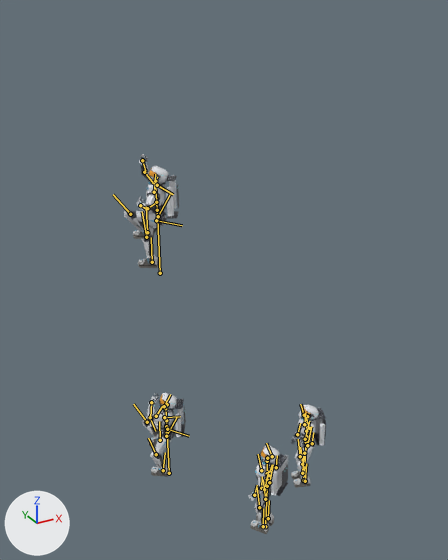
A saved change to the glTF model art/3d/crew/boarding/crew_boarding.glb.
The view is the same before and after, from a 50 mm lens placed at (0.51, 1.93, 8.8), pointed at (5.02, 10.13, 4.69). Arrows for +X, +Y and +Z are at lower left; the lights stay in place. The first picture is the older version. Both versions are drawn at frame 178 of the action 'crew_climb'; the numbers are the values there. The bones that bend it are drawn over the model as lines.
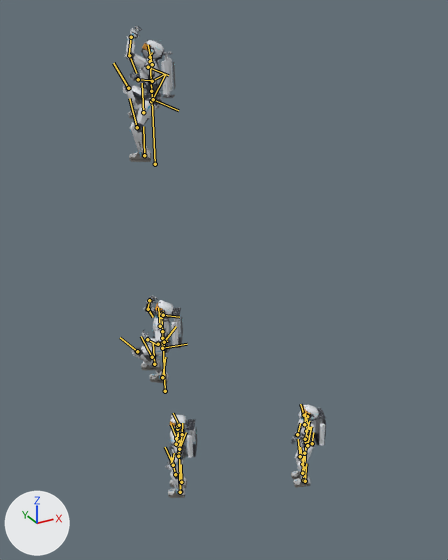
Changed parts and their boxes (x1, y1, x2, y2) in the pictures (448 x 560 px):
'Mesh_0', posed (19% taller): before (124, 154, 179, 268); after (123, 26, 176, 162)
'Mesh_1', posed (16% wider): before (142, 393, 186, 477); after (132, 296, 183, 384)
'Mesh_2', posed (20% narrower): before (248, 445, 288, 534); after (165, 414, 197, 498)
bone 'C1_Root', root to tip: before (160, 273) to (157, 218); after (155, 164) to (152, 100)
bone 'C1_UpperArm_L', root to tip: before (154, 192) to (155, 174); after (148, 67) to (168, 75)
bone 'C1_Forearm_L', root to tip: before (147, 208) to (155, 203); after (129, 55) to (136, 73)
bone 'C1_UpperArm_R', root to tip: before (157, 185) to (173, 194); after (152, 64) to (148, 45)
bone 'C1_Forearm_R', root to tip: before (144, 172) to (153, 183); after (152, 81) to (165, 74)
bone 'C1_Thigh_L', root to tip: before (156, 220) to (182, 225); after (151, 101) to (165, 74)
bone 'C1_Shin_L', root to tip: before (130, 214) to (113, 194); after (137, 127) to (129, 98)
bone 'C1_Foot_L', root to tip: before (147, 232) to (146, 206); after (144, 155) to (143, 126)
bone 'C1_Thigh_R', root to tip: before (158, 216) to (170, 194); after (153, 99) to (178, 110)
bone 'C1_Shin_R', root to tip: before (146, 237) to (142, 211); after (128, 88) to (113, 63)
bone 'C1_Foot_R', root to tip: before (152, 262) to (151, 237); after (143, 112) to (142, 83)
bone 'C2_Root', root to tip: before (169, 473) to (167, 432); after (165, 391) to (163, 345)
bone 'C2_UpperArm_L', root to tip: before (164, 417) to (180, 416); after (160, 326) to (158, 308)
bone 'C2_Forearm_L', root to tip: before (150, 417) to (155, 431); after (158, 344) to (167, 341)
bone 'C2_UpperArm_R', root to tip: before (167, 404) to (166, 400); after (163, 315) to (179, 317)
bone 'C2_Thigh_L', root to tip: before (166, 436) to (177, 417); after (162, 348) to (187, 344)
bone 'C2_Shin_L', root to tip: before (156, 454) to (148, 438); after (137, 351) to (120, 337)
bone 'C2_Foot_L', root to tip: before (163, 470) to (165, 452); after (154, 364) to (153, 342)
bone 'C2_Thigh_R', root to tip: before (167, 429) to (189, 436); after (164, 342) to (176, 326)
bone 'C2_Shin_R', root to tip: before (147, 422) to (133, 404); after (152, 357) to (141, 336)
bone 'C3_Root', root to tip: before (265, 526) to (267, 486); after (180, 491) to (179, 452)
bone 'C3_Neck', root to tip: before (267, 461) to (267, 458); after (177, 429) to (177, 426)
bone 'C3_Head', root to tip: before (267, 458) to (269, 455); after (177, 426) to (177, 423)
bone 'C3_Thigh_R', root to tip: before (269, 482) to (273, 464); after (179, 449) to (186, 432)
bone 'C3_Shin_R', root to tip: before (265, 499) to (263, 479); after (173, 465) to (165, 447)
bone 'C3_Foot_R', root to tip: before (268, 518) to (269, 500); after (181, 482) to (181, 464)

What the commit changed:
Bone 'C1_Root' (bone_c1_root) moves from (-3208.482, -1.937, -3178.932) to (-3208.482, -0.14, -3178.932).
Bone 'C1_UpperArm_L' (bone_c1_upperarm_l) turns from (-4, -31, 43) to (-111, 15, 13) degrees about its own x, y and z.
Bone 'C1_Forearm_L' (bone_c1_forearm_l) turns from (-93, -26, 4) to (-50, -15, -4) degrees about its own x, y and z.
Bone 'C1_UpperArm_R' (bone_c1_upperarm_r) turns from (-106, -30, -22) to (4, 19, -24) degrees about its own x, y and z.
Bone 'C1_Forearm_R' (bone_c1_forearm_r) turns from (-51, 15, 4) to (-93, 26, -4) degrees about its own x, y and z.
Bone 'C1_Thigh_L' (bone_c1_thigh_l) turns from (-111, 18, -9) to (-32, 19, -2) degrees about its own x, y and z.
Bone 'C1_Shin_L' (bone_c1_shin_l) turns from (144, 0, 0) to (43, 0, 0) degrees about its own x, y and z.
Bone 'C1_Foot_L' (bone_c1_foot_l) turns from (-36, -10, 17) to (-13, -18, 6) degrees about its own x, y and z.
Bone 'C1_Thigh_R' (bone_c1_thigh_r) turns from (-31, -19, 2) to (-112, -18, 9) degrees about its own x, y and z.
Bone 'C1_Shin_R' (bone_c1_shin_r) turns from (39, 0, 0) to (144, 0, 0) degrees about its own x, y and z.
Bone 'C1_Foot_R' (bone_c1_foot_r) turns from (-11, 18, -5) to (-36, 10, -17) degrees about its own x, y and z.
Bone 'C2_Root' (bone_c2_root) moves from (-3208.482, -6.062, -3178.932) to (-3208.482, -4.22, -3178.932).
Bone 'C2_UpperArm_L' (bone_c2_upperarm_l) turns from (-93, 27, 21) to (6, -21, 24) degrees about its own x, y and z.
Bone 'C2_Forearm_L' (bone_c2_forearm_l) turns from (-71, -21, -1) to (-82, -23, 1) degrees about its own x, y and z.
Bone 'C2_UpperArm_R' (bone_c2_upperarm_r) turns from (-4, 39, -44) to (-90, -12, -9) degrees about its own x, y and z.
Bone 'C2_Thigh_L' (bone_c2_thigh_l) turns from (-30, 19, -1) to (-92, 18, -6) degrees about its own x, y and z.
Bone 'C2_Shin_L' (bone_c2_shin_l) turns from (45, 0, 0) to (130, 0, 0) degrees about its own x, y and z.
Bone 'C2_Foot_L' (bone_c2_foot_l) turns from (-23, -18, 6) to (-41, -11, 16) degrees about its own x, y and z.
Bone 'C2_Thigh_R' (bone_c2_thigh_r) turns from (-98, -18, 6) to (-35, -19, 0) degrees about its own x, y and z.
Bone 'C2_Shin_R' (bone_c2_shin_r) turns from (135, 0, 0) to (60, 0, 0) degrees about its own x, y and z.
Bone 'C3_Root' (bone_c3_root) moves from (-3207.34, -6.515, -3177.291) to (-3208.301, -6.515, -3178.827).
Bone 'C3_Root' (bone_c3_root) turns from (0, -148, 0) to (0, -122, 0) degrees about its own x, y and z.
Bone 'C3_Neck' (bone_c3_neck) turns from (-9, 2, 0) to (-3, 0, 0) degrees about its own x, y and z.
Bone 'C3_Head' (bone_c3_head) turns from (-17, 4, 0) to (-5, 0, 0) degrees about its own x, y and z.
Bone 'C3_Thigh_R' (bone_c3_thigh_r) turns from (-10, -7, -1) to (-20, -10, 0) degrees about its own x, y and z.
Bone 'C3_Shin_R' (bone_c3_shin_r) turns from (17, 0, 0) to (39, 0, 0) degrees about its own x, y and z.
Bone 'C3_Foot_R' (bone_c3_foot_r) turns from (-9, 7, 0) to (-20, 7, -2) degrees about its own x, y and z.
